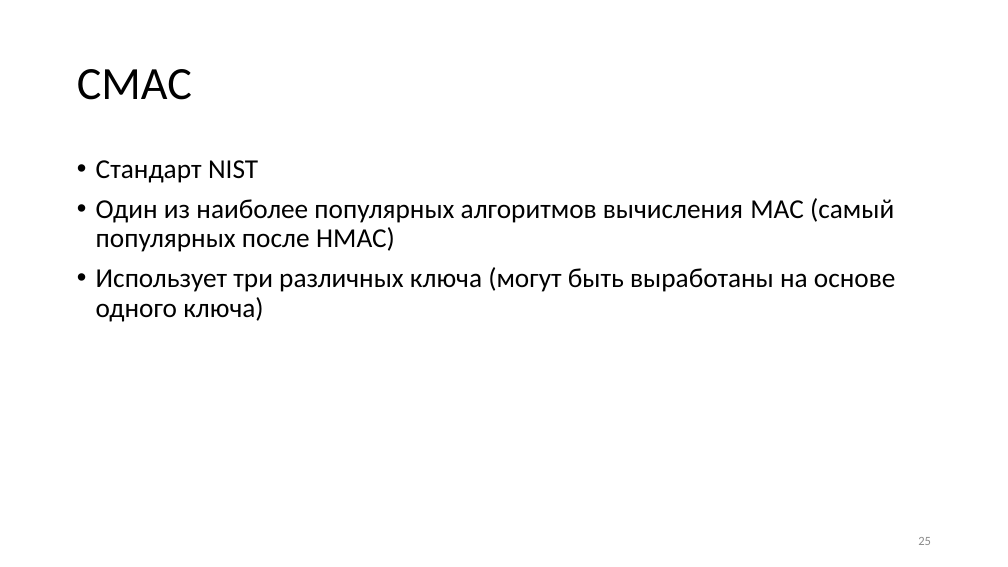
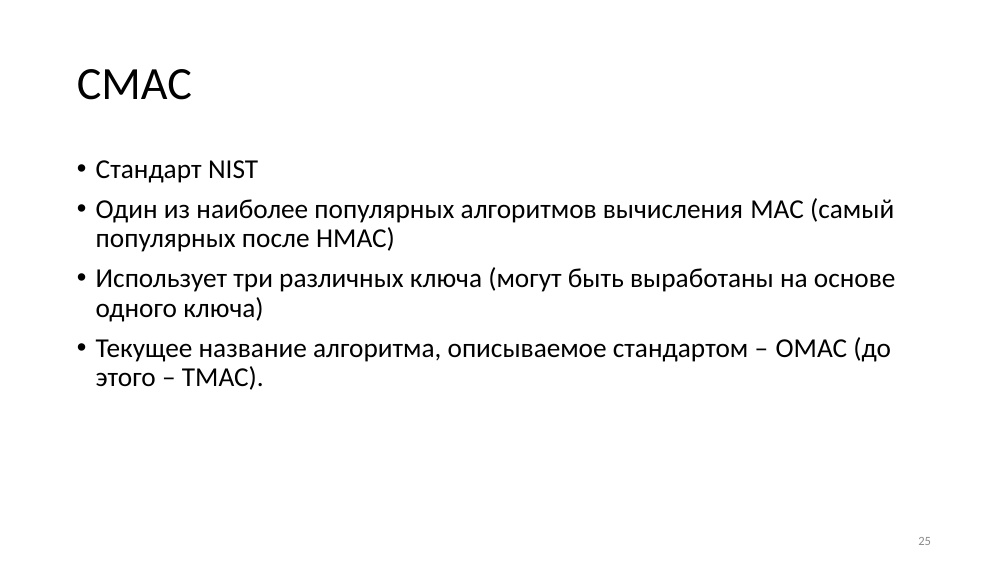
Before and after one commit to CryptoCourse/CryptoLectures, a slide deck: slide 25 of Lectures/Lecture10.pptx. Drawn at 1008x567 pixels with LibreOffice and Linux fonts; fonts in the diff are those of the drawing. Boxes give left, top, right and bottom in pixels: in the first picture for what was removed or moved away, otherwise in the second. Text is boxed around its words. In the diff, an @@ line names an element or a change of style, - is before the commit and + after.

```diff
--- a/Lectures/Lecture10.pptx
+++ b/Lectures/Lecture10.pptx
@@ text at bbox=[96, 337, 891, 390]: paragraph added @@
+• Текущее название алгоритма, описываемое стандартом – OMAC (до этого – TMAC).
```
Also in this commit, not shown: 1 other slide changed, 4 other files.
